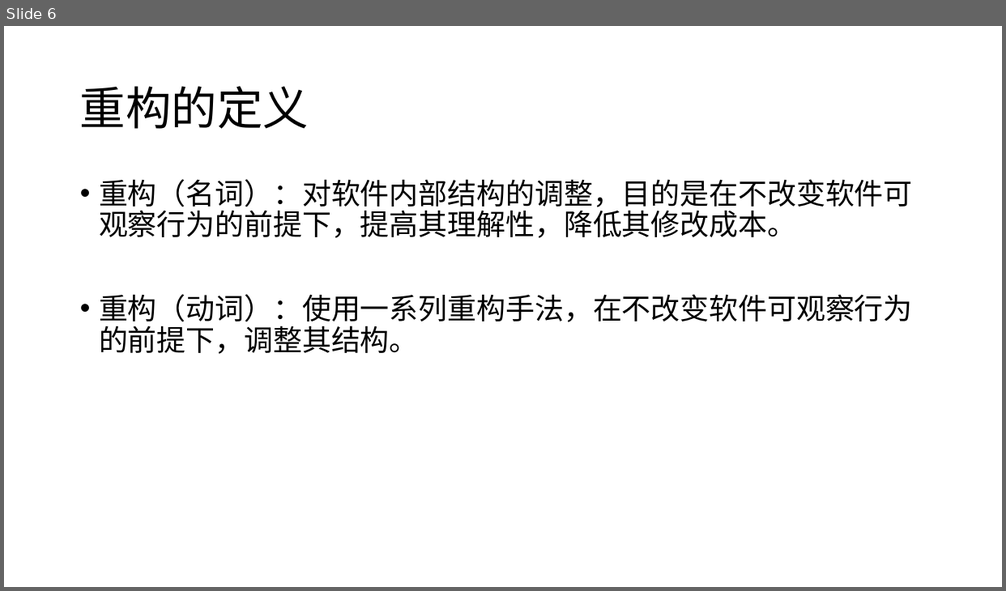
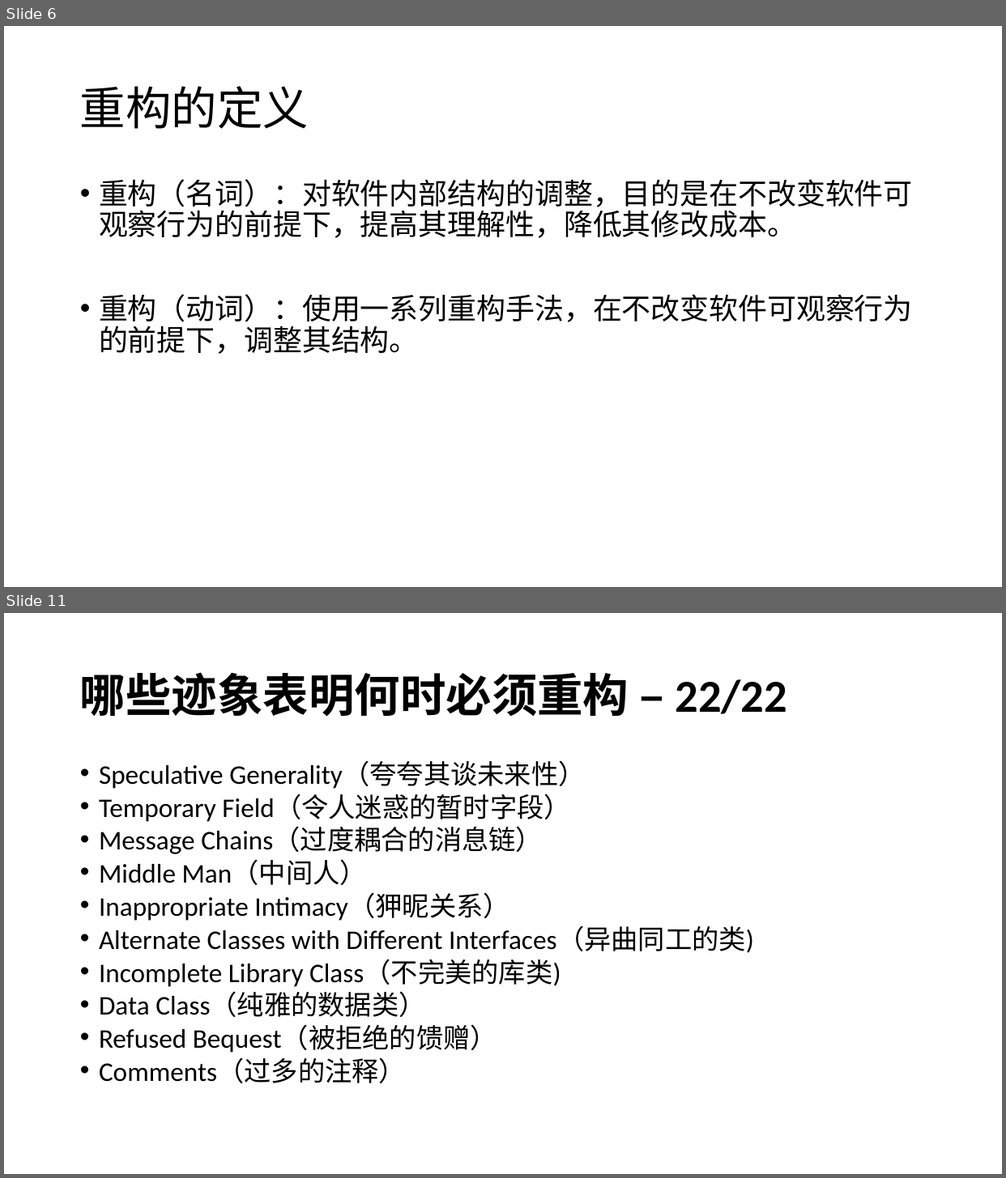
Before and after one commit to YingVickyCao/YingVickyCao.github.io, a slide deck: books/refactoring_improve_the_design_of_existing_code/Refactoring.pptx. Shown one above the other, each under a label of ours: slide 6 before the commit, slides 6 and 11 after it; the slides between them are not shown. The pictures are 1006x591 and 1006x1178 pixels, drawn with LibreOffice and Linux fonts; fonts in the diff are those of the drawing. Boxes give left, top, right and bottom in pixels: in the first picture for what was removed or moved away, otherwise in the second. Text is boxed around its words. In the diff, an @@ line names an element or a change of style, - is before the commit and + after.

```diff
--- a/books/refactoring_improve_the_design_of_existing_code/Refactoring.pptx
+++ b/books/refactoring_improve_the_design_of_existing_code/Refactoring.pptx
@@ slide 11 added at [4,613,1002,1174], background #FFFFFF @@
@@ title added at [80,672,787,717], 44 pt, text #000000, bold @@
+哪些迹象表明何时必须重构 – 22/22
@@ text added at [99,762,754,1084], 25.9 pt, text #000000 @@
+• Speculative Generality（夸夸其谈未来性）
+• Temporary Field（令人迷惑的暂时字段）
+• Message Chains（过度耦合的消息链）
+• Middle Man（中间人）
+• Inappropriate Intimacy（狎昵关系）
+• Alternate Classes with Different Interfaces（异曲同工的类)
+• Incomplete Library Class（不完美的库类)
+• Data Class（纯雅的数据类）
+• Refused Bequest（被拒绝的馈赠）
+• Comments（过多的注释）
```
Also in this commit, not shown: 7 slides changed, 7 other slides added, 1 slide removed, 1 other file.
